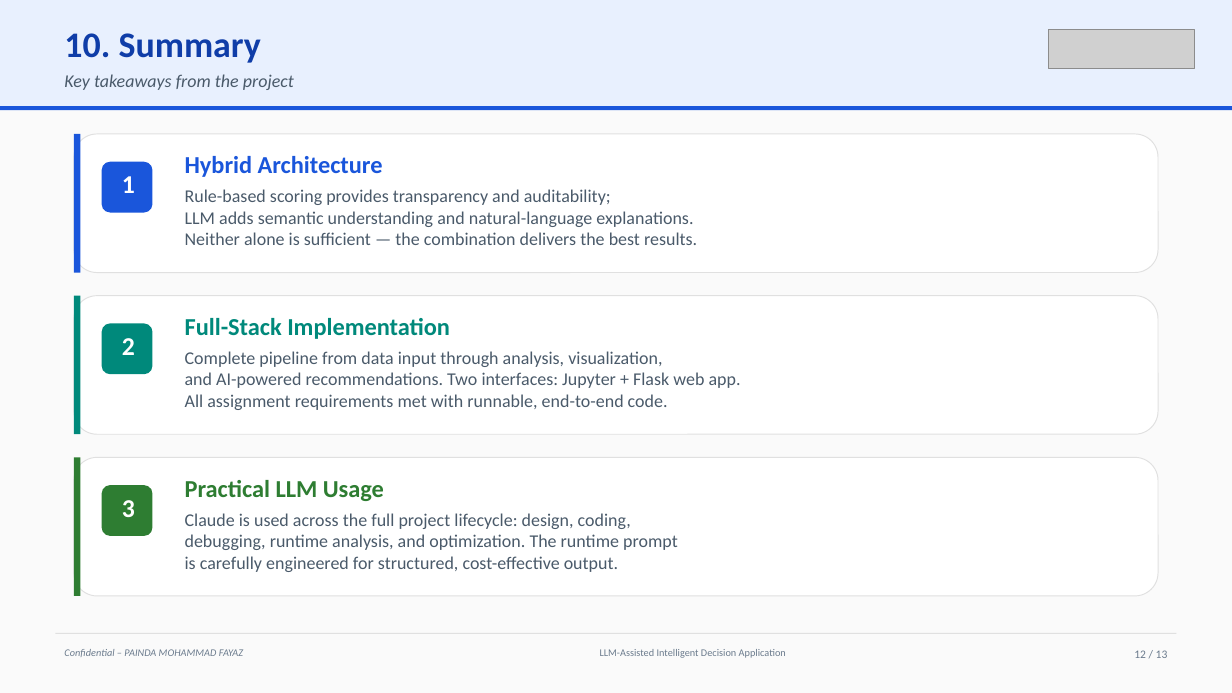
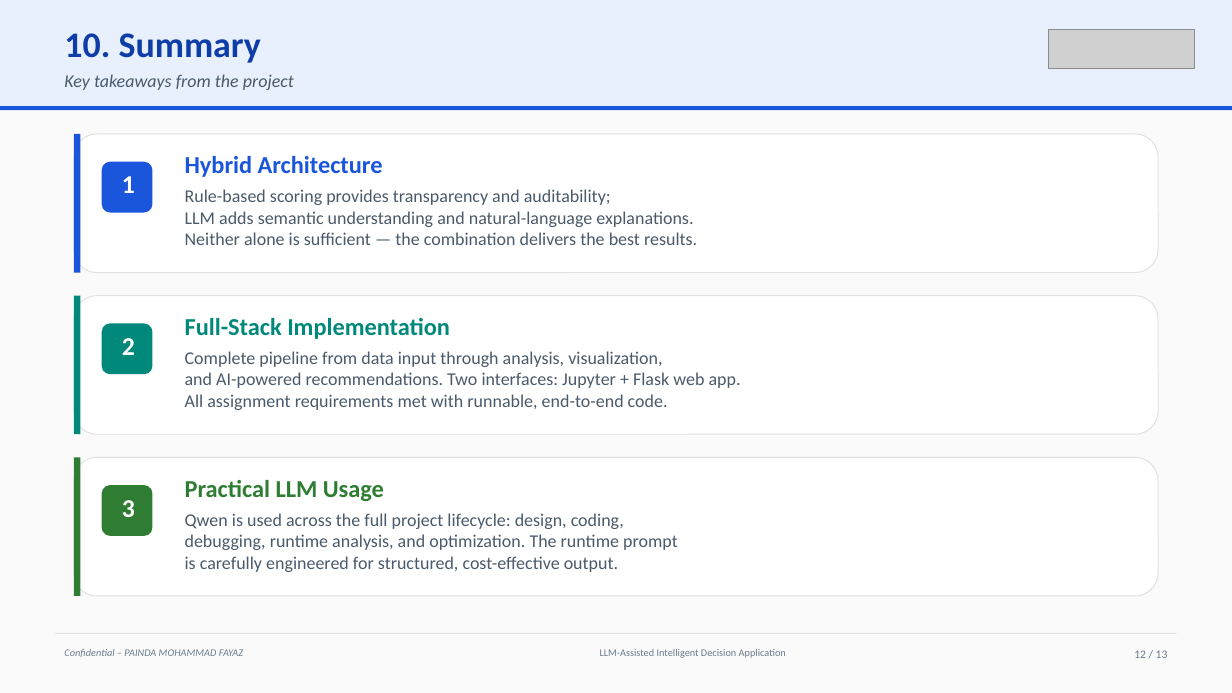
Before and after one commit to fayazpainda/job-matching, a slide deck: slide 12 of Final_Project_Presentation.pptx. Drawn at 1232x693 pixels with LibreOffice and Linux fonts; fonts in the diff are those of the drawing; grey boxes stand for pictures. Boxes give left, top, right and bottom in pixels: in the first picture for what was removed or moved away, otherwise in the second. Text is boxed around its words. In the diff, an @@ line names an element or a change of style, - is before the commit and + after.

Commit message:
Switch LLM provider from Anthropic Claude to Qwen (DashScope)
- Notebook uses the openai SDK against the OpenAI-compatible DashScope
  endpoint; llm_explain_match now calls chat.completions (mock fallback kept)
- requirements: anthropic -> openai
- .env/.env.example: DASHSCOPE_API_KEY + LLM_BASE_URL + LLM_MODEL (qwen-plus)
- Scrub Claude/Anthropic references from notebook, README, and slides
- Regenerate Final_Project_Presentation.pptx
- Ignore PowerPoint ~$ lock files

```diff
--- a/Final_Project_Presentation.pptx
+++ b/Final_Project_Presentation.pptx
@@ text at (x1=185, y1=513, x2=678, y2=572): text changed @@
-Claude is used across the full project lifecycle: design, coding,
-debugging, runtime analysis, and optimization. The runtime prompt
-is carefully engineered for structured, cost-effective output.
+Qwen is used across the full project lifecycle: design, coding,
+debugging, runtime analysis, and optimization. The runtime prompt
+is carefully engineered for structured, cost-effective output.
```
Also in this commit, not shown: 6 other slides changed, 6 other files.
